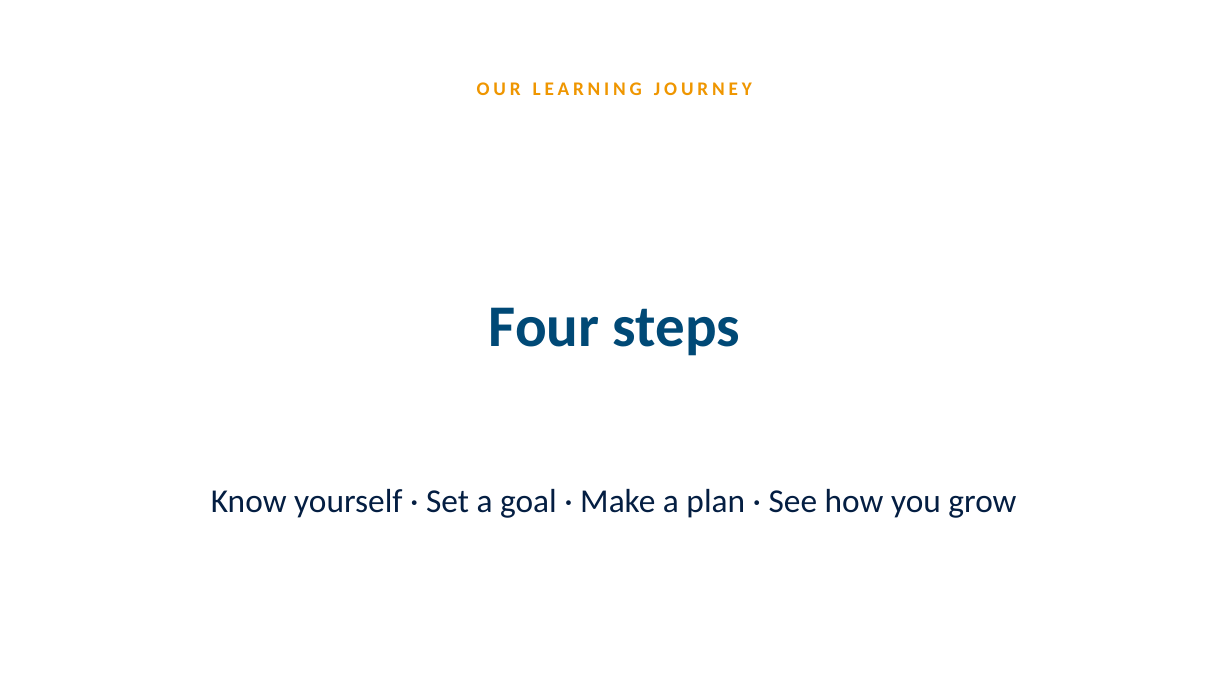
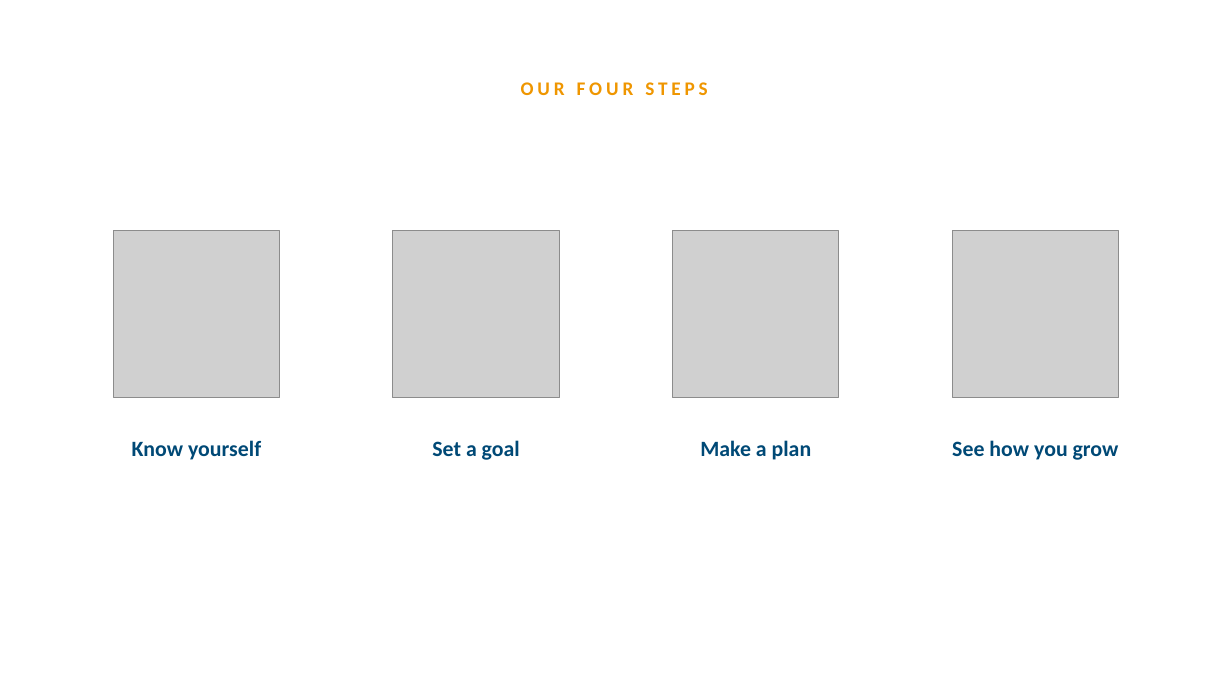
Before and after one commit to louie-amala/amala-education-curriculum-site, a slide deck: slide 3 of public/downloads/agency-in-learning-slides.pptx. Drawn at 1232x693 pixels with LibreOffice and Linux fonts; fonts in the diff are those of the drawing; grey boxes stand for pictures. Boxes give left, top, right and bottom in pixels: in the first picture for what was removed or moved away, otherwise in the second. Text is boxed around its words. In the diff, an @@ line names an element or a change of style, - is before the commit and + after.

```diff
--- a/public/downloads/agency-in-learning-slides.pptx
+++ b/public/downloads/agency-in-learning-slides.pptx
@@ text at (521,82,707,95): text changed @@
-OUR LEARNING JOURNEY
+OUR FOUR STEPS
@@ picture added at (114,231,280,397) @@
@@ picture added at (393,231,559,397) @@
@@ picture added at (673,231,839,397) @@
@@ picture added at (953,231,1119,397) @@
@@ text removed at (489,307,740,356) @@
-Four steps
@@ text at (132,440,261,460): text changed; size 26 to 17 pt; text colour #041E42 to #004976; bold on @@
-Know yourself · Set a goal · Make a plan · See how you grow
+Know yourself
@@ text added at (432,440,520,460), 17 pt, text #004976, bold @@
+Set a goal
@@ text added at (700,440,812,460), 17 pt, text #004976, bold @@
+Make a plan
@@ text added at (952,440,1119,460), 17 pt, text #004976, bold @@
+See how you grow
```
Also in this commit, not shown: 27 other files.
